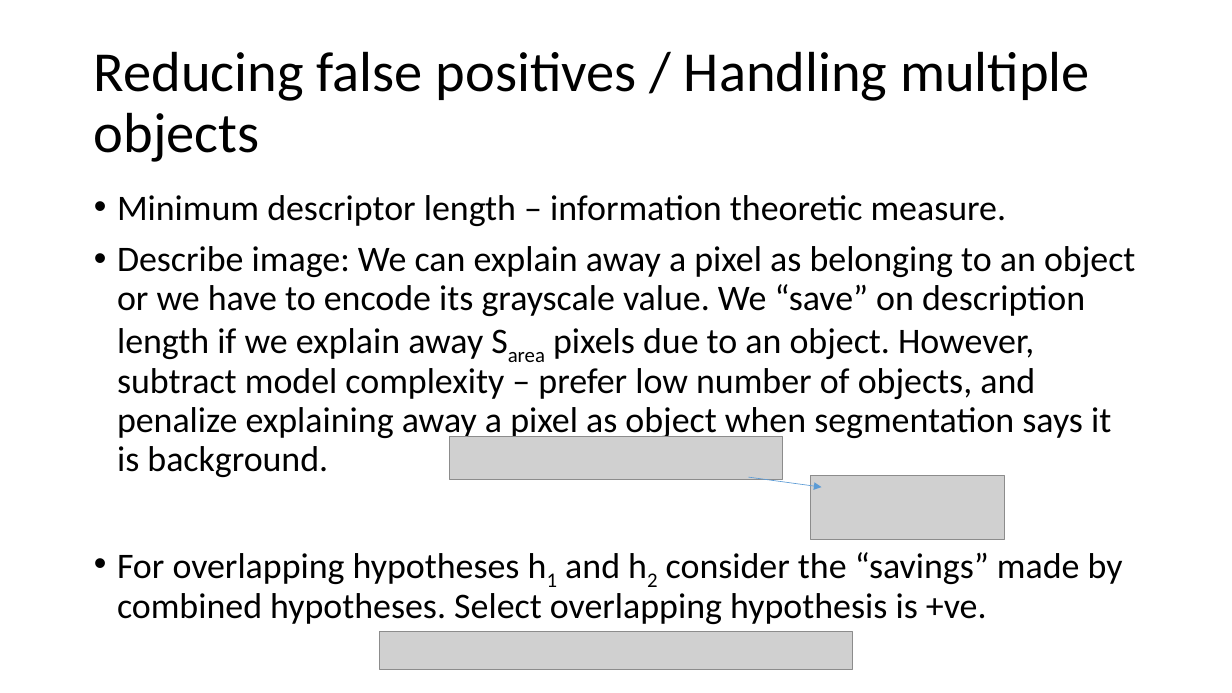
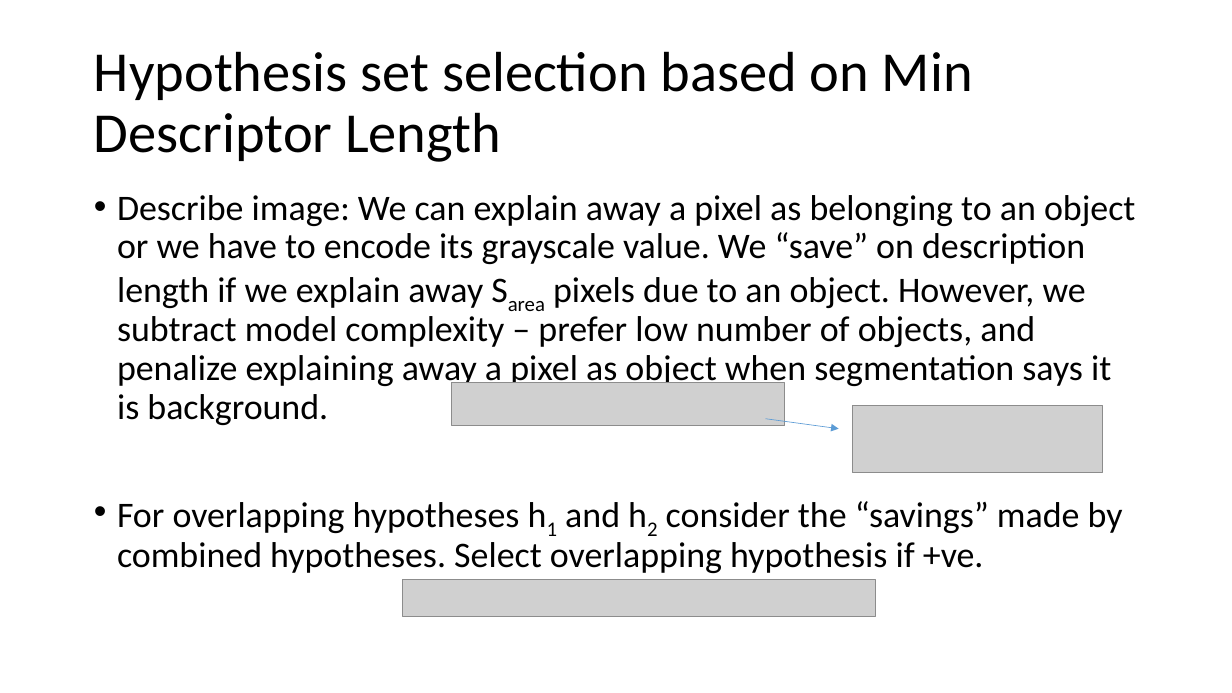
Before and after one commit to indivisibleatom/lectureNotes, a slide deck: slide 17 of sources/Leibe_Categorize_Segment.pptx (slide 14 before the commit). Drawn at 1232x693 pixels with LibreOffice and Linux fonts; fonts in the diff are those of the drawing; grey boxes stand for pictures. Boxes give left, top, right and bottom in pixels: in the first picture for what was removed or moved away, otherwise in the second. Text is boxed around its words. In the diff, an @@ line names an element or a change of style, - is before the commit and + after.

```diff
--- a/sources/Leibe_Categorize_Segment.pptx
+++ b/sources/Leibe_Categorize_Segment.pptx
@@ title at (94,51,973,162): text changed @@
-Reducing false positives / Handling multiple objects
+Hypothesis set selection based on Min Descriptor Length
@@ text at (117,195,1135,573): text changed @@
-• Minimum descriptor length – information theoretic measure.
-• Describe image: We can explain away a pixel as belonging to an object or we have to encode its grayscale value. We “save” on description length if we explain away Sarea pixels due to an object. However, subtract model complexity – prefer low number of objects, and penalize explaining away a pixel as object when segmentation says it is background.
-• For overlapping hypotheses h1 and h2 consider the “savings” made by combined hypotheses. Select overlapping hypothesis is +ve.
+• Describe image: We can explain away a pixel as belonging to an object or we have to encode its grayscale value. We “save” on description length if we explain away Sarea pixels due to an object. However, we subtract model complexity – prefer low number of objects, and penalize explaining away a pixel as object when segmentation says it is background.
+• For overlapping hypotheses h1 and h2 consider the “savings” made by combined hypotheses. Select overlapping hypothesis if +ve.
@@ picture: place and size @@
-picture at (449,436,782,480)
+picture at (452,383,785,426)
@@ arrow moved from (749, 477) - (822, 487) to (766, 419) - (839, 429) @@
@@ picture added at (852,406,1103,473) @@
@@ picture removed at (811,475,1005,540) @@
@@ picture: place and size @@
-picture at (380,632,852,670)
+picture at (403,579,875,617)
```
Also in this commit, not shown: 3 other slides changed, 3 slides added, 1 other file.
